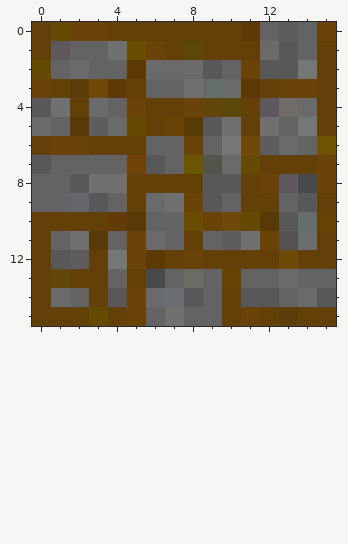
Two versions of one pixel-art sprite, assets/resources/path.png. Above is the file before it was changed.
The file is 16x16 pixels. Colours within 5 levels of each other are drawn and written as one.
After:
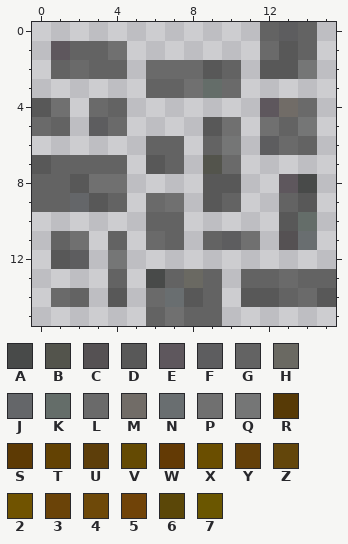
Palette (. is transparent): A #484a49  B #53544c  C #555153  D #585858  E #5e575d  F #5d5d5f  G #636363  H #6a6962  J #646669  K #646d69  L #6a6a6a  M #716c67  N #696e70  P #707070  Q #757676  R #573a06  S #5d3a04  T #634203  U #5d3e0a  V #644a03  W #633a05  X #6a4e00  Y #644009  Z #63460b  2 #705300  3 #6a4308  4 #6e4909  5 #704308  6 #5b4708  7 #6a5600
Diff:
y 0: x 0..11 YV33YYYYYYYS -> ............; x 15 3 -> .
y 1: x 0 Y -> .; x 5..11 X3Y6YYY -> .......; x 15 Y -> .
y 2: x 0 V -> .; x 5 S -> .; x 11 3 -> .; x 15 Y -> .
y 3: x 0..5 3YU4SY -> ......; x 11..15 SY33Y -> .....
y 4: x 2 Y -> .; x 5..11 3YY3Z6Y -> .......; x 15 Y -> .
y 5: x 2 R -> .; x 5..8 VY3R -> ....; x 11 Y -> .; x 15 Y -> .
y 6: x 0..5 Y33YYY -> ......; x 8 3 -> .; x 11 4 -> .; x 15 2 -> .
y 7: x 5 5 -> .; x 8 7 -> .; x 11..15 VYYY3 -> .....
y 8: x 5..8 YYYY -> ....; x 11..12 Y3 -> ..; x 15 3 -> .
y 9: x 5 Y -> .; x 8 3 -> .; x 11..12 YY -> ..; x 15 Y -> .
y 10: x 0..5 YYYYWR -> ......; x 8..12 X34VR -> .....; x 15 T -> .
y 11: x 0 Y -> .; x 3 R -> .; x 5 3 -> .; x 8 Y -> .; x 12 3 -> .; x 15 Y -> .
y 12: x 0 Y -> .; x 3 Y -> .; x 5..15 3SY3YYYY4YY -> ...........
y 13: x 0..3 YZYY -> ....; x 5 Y -> .; x 10 T -> .
y 14: x 0 Y -> .; x 3 Y -> .; x 5 3 -> .; x 10 Y -> .
y 15: x 0..5 YYYVY3 -> ......; x 10..15 Y3YUYY -> ......
